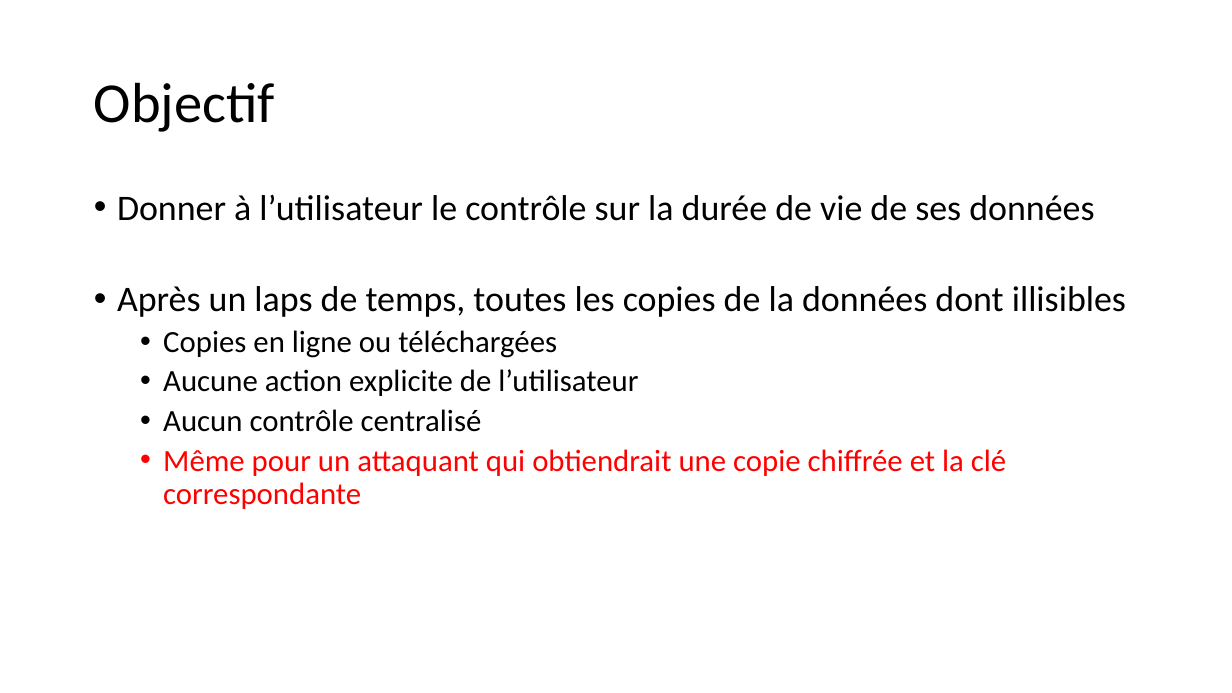
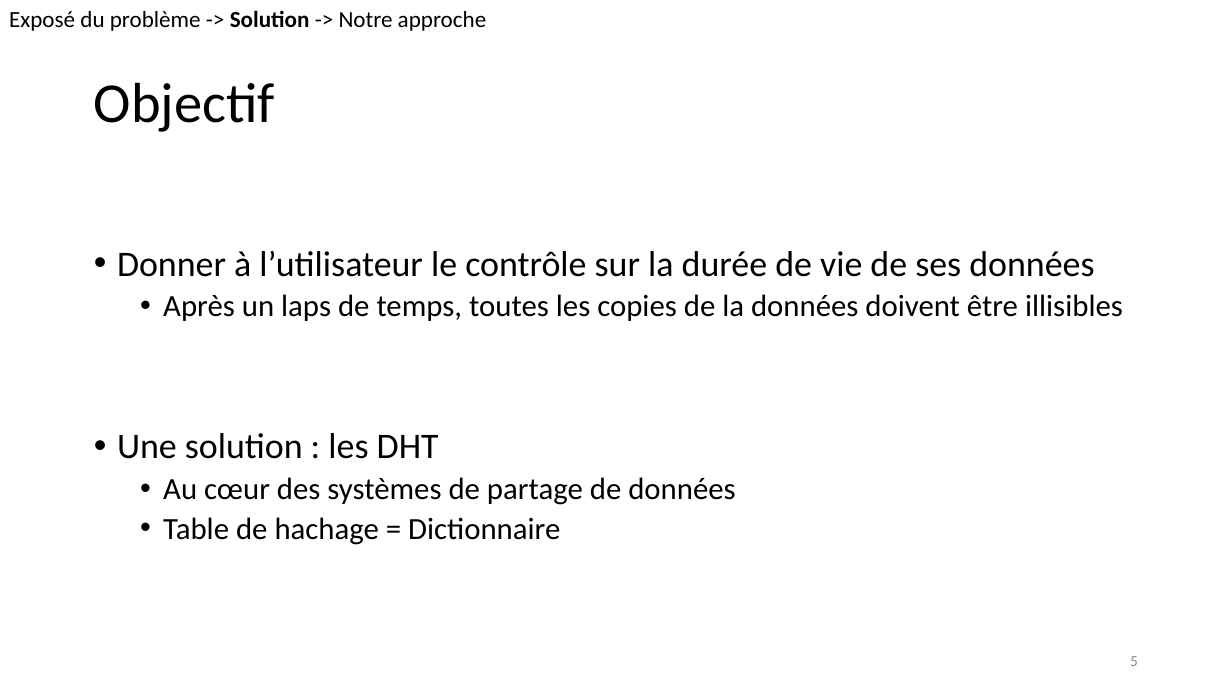
Before and after one commit to ioniATX/DHT_oblivion, a slide deck: slide 5 of présentation.pptx (slide 11 before the commit). Drawn at 1232x693 pixels with LibreOffice and Linux fonts; fonts in the diff are those of the drawing. Boxes give left, top, right and bottom in pixels: in the first picture for what was removed or moved away, otherwise in the second. Text is boxed around its words. In the diff, an @@ line names an element or a change of style, - is before the commit and + after.

```diff
--- a/présentation.pptx
+++ b/présentation.pptx
@@ text added at bbox=[9, 10, 487, 31], 18 pt, text #000000 @@
+Exposé du problème -> Solution -> Notre approche
@@ text at bbox=[117, 294, 1123, 545]: text changed @@
-• Après un laps de temps, toutes les copies de la données dont illisibles
-  • Copies en ligne ou téléchargées
-  • Aucune action explicite de l’utilisateur
-  • Aucun contrôle centralisé
-  • Même pour un attaquant qui obtiendrait une copie chiffrée et la clé correspondante
+  • Après un laps de temps, toutes les copies de la données doivent être illisibles
+• Une solution : les DHT
+  • Au cœur des systèmes de partage de données
+  • Table de hachage = Dictionnaire
@@ page number added at bbox=[1130, 656, 1138, 666], 12 pt, text #8C8C8C @@
+5
```
Also in this commit, not shown: 9 other slides changed, 8 slides added, 9 slides removed, 1 other file.
